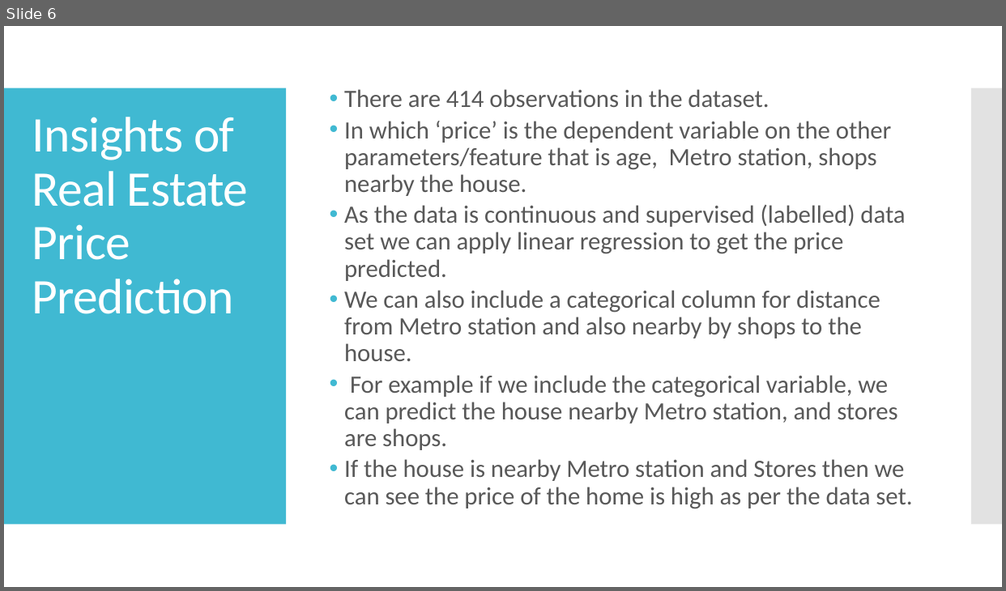
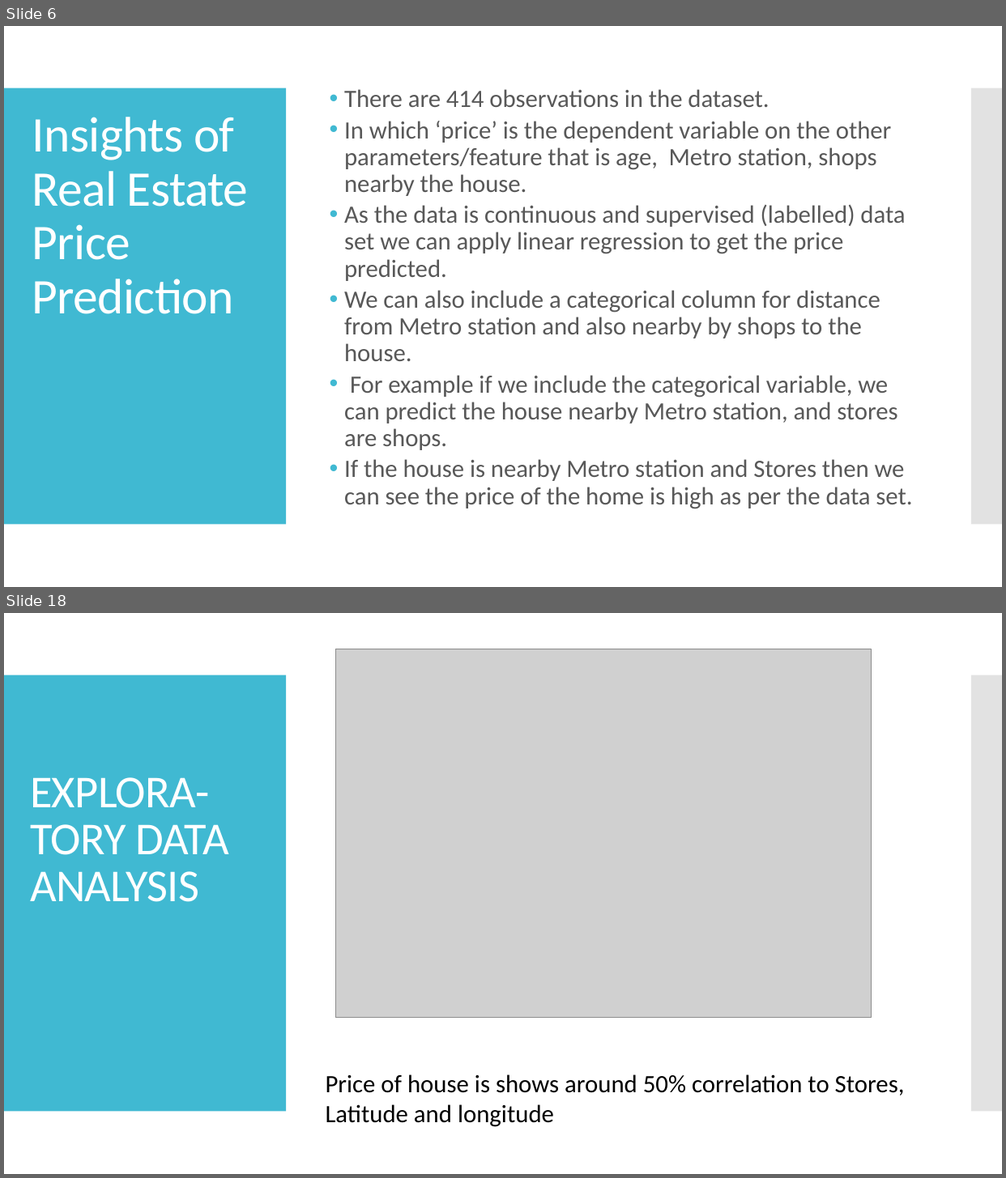
Before and after one commit to Nandan093/Projects, a slide deck: Real Estate price prediction.pptx. Shown one above the other, each under a label of ours: slide 6 before the commit, slides 6 and 18 after it; the slides between them are not shown. The pictures are 1006x591 and 1006x1178 pixels, drawn with LibreOffice and Linux fonts; fonts in the diff are those of the drawing; grey boxes stand for pictures. Boxes give left, top, right and bottom in pixels: in the first picture for what was removed or moved away, otherwise in the second. Text is boxed around its words. In the diff, an @@ line names an element or a change of style, - is before the commit and + after.

```diff
--- a/Real Estate price prediction.pptx
+++ b/Real Estate price prediction.pptx
@@ slide 18 added at bbox=[4, 613, 1002, 1174], background #FFFFFF; not listed: 2 template elements that a slide beside it also shows @@
@@ picture added at bbox=[335, 649, 871, 1018] @@
@@ text added at bbox=[30, 777, 229, 902], 44 pt, text #FFFFFF @@
+EXPLORA-TORY DATA ANALYSIS
@@ title added at bbox=[326, 1075, 905, 1127], 24 pt, text #000000 @@
+Price of house is shows around 50% correlation to Stores, Latitude and longitude
```
Also in this commit, not shown: 1 slide changed, 11 other slides added.
